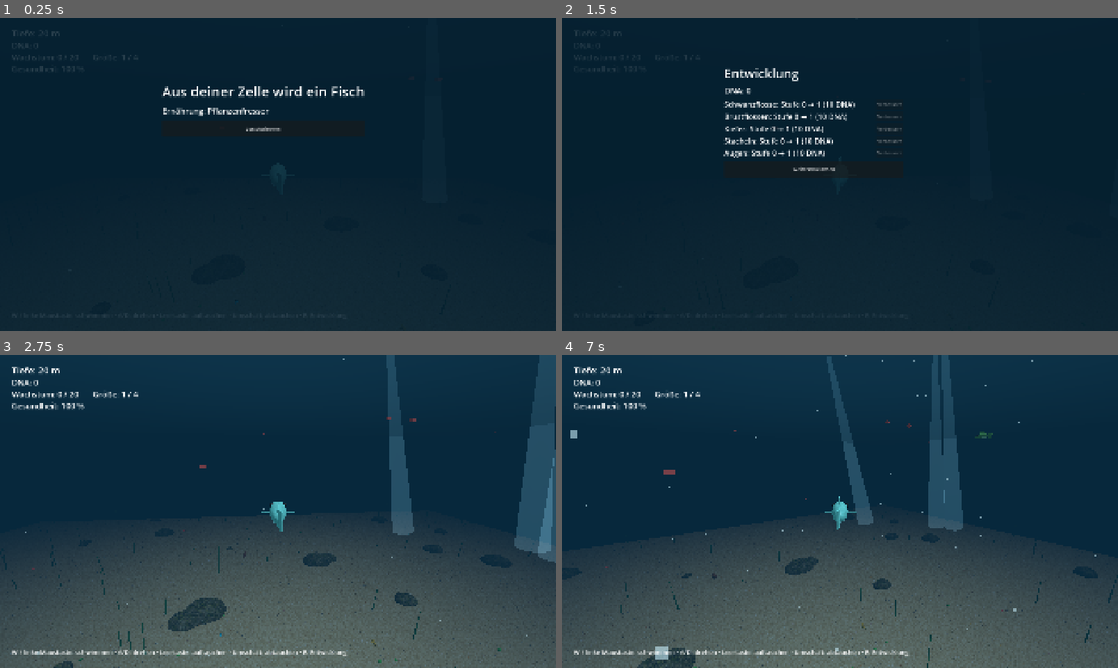
Above: before the commit, frames 1-4 (two rows, left to right).
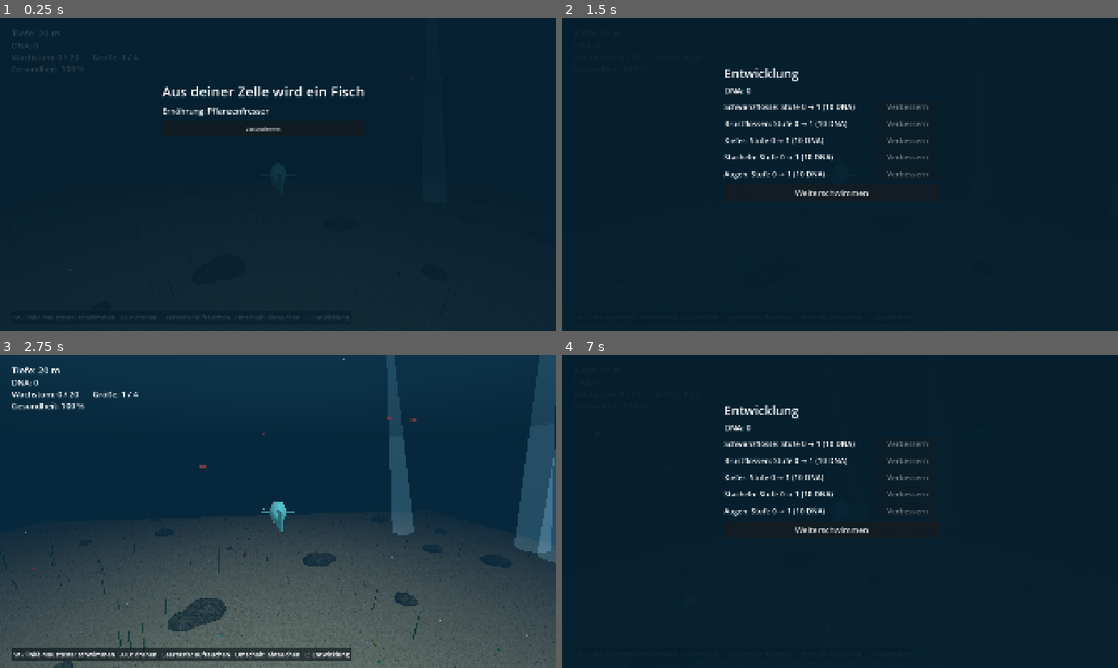
Above: after the commit, the same moments.

Repository: Mayo73/agenthub-backup
Game: Godot game, scene res://scenes/fish.tscn
Two runs of this game, one before a commit and one after it. Both use one fixed random seed, a clock stepped at 60 frames per second and the inputs below. This scene is started directly instead of the project's main scene.
Inputs (mouse positions are in pixels of both pictures, inside the frame that each line leads up to):
- Up to frame 1 (0.25 s): no input
- Up to frame 2 (1.5 s): click "Losschwimmen" at 0.5 s; tap Enter at 1.25 s; move the mouse to (962, 158) at 1.27 s; hold D (rechts) from 1.28 s (still down); hold W (hoch) from 1.28 s (still down); tap E (entwickeln) at 1.35 s; click (962, 158) at 1.42 s
- Up to frame 3 (2.75 s): release D (rechts) at 2 s; release W (hoch) at 2 s; click "Weiterschwimmen" at 2 s
- Up to frame 4 (7 s): drag from (728, 527) to (812, 574) at 2.77 s; move the mouse to (895, 442) at 3.52 s; press the mouse at (895, 442) at 3.53 s; hold D (rechts) 3.53-4.25 s; tap E (entwickeln) at 3.8 s; release the mouse at (895, 442) at 4.25 s; tap Space (auftauchen) at 4.25 s; drag from (812, 574) to (673, 464) at 4.27 s; tap Enter at 5, 6.5 s; move the mouse to (1006, 558) at 5.02 s; hold A (links) 5.03-5.75 s; hold Space (auftauchen) 5.03-5.75 s; click (1006, 558) at 5.3 s; tap Escape (pause) at 5.65 s; drag from (673, 464) to (756, 433) at 5.77 s; move the mouse to (867, 511) at 6.52 s; hold Down from 6.53 s (still down); hold W (hoch) from 6.53 s (still down); click (867, 511) at 6.67 s

The runs differ from the first frame. In frame 1, less than 0.1% of the frame differs, in the area x 2-62%, y 94-97%; in frame 2, 2.6%; in frame 3, 2.3%; in frame 4, 50%, in the area x 0-100%, y 0-100%.

Commit message:
Review P-0010: Fischphase lesbarer (Biss am Rand, Menüknöpfe, Hilfe)
- Biss eines Raubfischs: rote Randvignette statt Tönung des ganzen Bilds,
  dazu die Meldung "Ein Raubfisch hat dich gebissen!" mit Vorrang
- Entwicklungsmenü: Knopfschrift so groß wie die Zeilen, größere Knöpfe,
  "Maximal" bei höchster Stufe, deckenderer Hintergrund, keine
  durchscheinenden HUD-Meldungen
- Steuerungshilfe mit dunkler Unterlage
- Spieltest fisch_entwicklung: Vorher-Nachher-Bild der Augenverbesserung

Co-Authored-By: Claude Opus 5.5 <noreply@anthropic.com>

Diff:
--- a/playtests/fisch_entwicklung.gd
+++ b/playtests/fisch_entwicklung.gd
@@ -45,11 +45,17 @@
 	measure("tempo_nachher", nachher)
 	check(nachher > vorher + 2.0, "Mit ausgebauter Schwanzflosse deutlich schneller")
 
-	# Bessere Augen lichten den Nebel
+	# Bessere Augen lichten den Nebel: Vorher-Nachher-Paar von derselben Stelle, ohne Meldungen
+	await wait(2.0)  # ausrollen, damit beide Bilder dieselbe Ansicht zeigen
+	scene.hud.clear_message()
+	await wait(0.1)
+	shot("trueb")
 	var nebel: float = scene.water.environment.fog_density
 	scene.progress.dna = 10
 	scene.evolve.open(scene.player.build, scene.progress)
 	scene.evolve.buttons["augen"].pressed.emit()
 	scene.evolve.close()
+	scene.hud.clear_message()
 	check(scene.water.environment.fog_density < nebel, "Bessere Augen lichten den Nebel")
+	await wait(0.1)
 	shot("klare_sicht")
--- a/scripts/evolve_menu.gd
+++ b/scripts/evolve_menu.gd
@@ -30,7 +30,7 @@
 	## Halbdurchsichtiger dunkler Hintergrund über das ganze Bild
 	var background := ColorRect.new()
 	background.name = "Background"
-	background.color = Color(0.02, 0.12, 0.18, 0.88)
+	background.color = Color(0.02, 0.12, 0.18, 0.96)
 	background.set_anchors_preset(Control.PRESET_FULL_RECT)
 	add_child(background)
 	## Hauptcontainer mit den Elementen
@@ -68,6 +68,8 @@
 		var btn := Button.new()
 		btn.name = "%s_btn" % slot
 		btn.text = "Verbessern"
+		btn.custom_minimum_size = Vector2(220, 52)
+		btn.add_theme_font_size_override("font_size", 26)
 		btn.pressed.connect(try_upgrade.bind(slot))
 		hbox.add_child(btn)
 		slot_rows.add_child(hbox)
@@ -77,7 +79,8 @@
 	close_button = Button.new()
 	close_button.name = "Close"
 	close_button.text = "Weiterschwimmen"
-	close_button.custom_minimum_size = Vector2(400, 56)
+	close_button.custom_minimum_size = Vector2(400, 60)
+	close_button.add_theme_font_size_override("font_size", 28)
 	close_button.pressed.connect(close)
 	rows.add_child(close_button)
 	## Am Ende unsichtbar
@@ -98,6 +101,7 @@
 	for slot: String in FishBuild.SLOTS:
 		labels[slot].text = row_text(build, slot)
 		buttons[slot].disabled = not FishUpgrades.can_upgrade(build, progress, slot)
+		buttons[slot].text = "Maximal" if FishUpgrades.cost(build, slot) < 0 else "Verbessern"
 
 
 ## Versucht, das Bauteil zu verbessern. Gibt true bei Erfolg zurück.
--- a/scripts/fish_hud.gd
+++ b/scripts/fish_hud.gd
@@ -5,6 +5,16 @@
 const HELP := "W / linke Maustaste: schwimmen · A/D: drehen · Leertaste: auftauchen · Umschalt: abtauchen · E: Entwicklung"
 const UPGRADE_HINT := "E: Verbesserung möglich"
 const FLASH_TIME := 0.4
+const BITE_MESSAGE := "Ein Raubfisch hat dich gebissen!"
+## Färbt nur den Bildrand: Die Mitte bleibt frei, damit Fisch und Umgebung sichtbar bleiben.
+const VIGNETTE_SHADER := """
+shader_type canvas_item;
+void fragment() {
+	vec2 d = abs(UV - vec2(0.5)) * 2.0;
+	float edge = smoothstep(0.55, 1.0, max(d.x, d.y));
+	COLOR = vec4(COLOR.rgb, clamp(COLOR.a * edge * 2.4, 0.0, 1.0));
+}
+"""
 
 var depth_label: Label
 var dna_label: Label
@@ -16,6 +26,8 @@
 var help_label: Label
 var message_label: Label
 var message_left := 0.0
+## Wichtigere Meldungen (z. B. ein Biss) werden nicht von gewöhnlichen überschrieben.
+var message_priority := 0
 var flash_rect: ColorRect
 var flash_left := 0.0
 
@@ -27,6 +39,11 @@
 	flash_rect.set_anchors_preset(Control.PRESET_FULL_RECT)
 	flash_rect.mouse_filter = Control.MOUSE_FILTER_IGNORE
 	flash_rect.color = Color(0.85, 0.1, 0.1, 0.0)
+	var shader := Shader.new()
+	shader.code = VIGNETTE_SHADER
+	var material := ShaderMaterial.new()
+	material.shader = shader
+	flash_rect.material = material
 	add_child(flash_rect)
 	depth_label = make_label("Depth", Vector2(40, 30), 32)
 	dna_label = make_label("Dna", Vector2(40, 76), 28)
@@ -40,6 +57,12 @@
 	size_label = make_label("Size", Vector2(320, 116), 28)
 	help_label = make_label("Help", Vector2(40, 1010), 22)
 	help_label.text = HELP
+	## Dunkle Unterlage, damit die Hilfe auch auf hellem Sand lesbar bleibt
+	var backing := StyleBoxFlat.new()
+	backing.bg_color = Color(0.0, 0.03, 0.06, 0.55)
+	backing.set_content_margin_all(8)
+	backing.set_corner_radius_all(6)
+	help_label.add_theme_stylebox_override("normal", backing)
 	warning_label = make_label("Warning", Vector2(560, 200), 30)
 	warning_label.add_theme_color_override("font_color", Color(1.0, 0.55, 0.15))
 	warning_label.visible = false
@@ -82,10 +105,20 @@
 	size_label.text = size_text(progress)
 
 
-func show_message(text: String, seconds: float = 4.0) -> void:
+func show_message(text: String, seconds: float = 4.0, priority: int = 0) -> void:
+	if message_left > 0.0 and priority < message_priority:
+		return
 	message_label.text = text
 	message_label.visible = true
 	message_left = seconds
+	message_priority = priority
+
+
+## Blendet die aktuelle Meldung sofort aus (z. B. beim Öffnen eines Menüs).
+func clear_message() -> void:
+	message_left = 0.0
+	message_priority = 0
+	message_label.visible = false
 
 
 static func health_text(ratio: float) -> String:
@@ -96,10 +129,11 @@
 	health_label.text = health_text(ratio)
 
 
-## Lässt den Bildschirm kurz rot aufleuchten (Biss eines Raubfischs).
+## Lässt den Bildrand kurz rot aufleuchten und meldet den Biss vorrangig.
 func flash() -> void:
 	flash_left = FLASH_TIME
 	flash_rect.color.a = 0.35
+	show_message(BITE_MESSAGE, 2.0, 1)
 
 
 ## Zeigt die Warnung vor Raubfischen; ein leerer Text blendet sie aus.
@@ -117,6 +151,7 @@
 	message_left -= delta
 	if message_left <= 0.0:
 		message_label.visible = false
+		message_priority = 0
 
 
 func _process(delta: float) -> void:
--- a/scripts/fish_main.gd
+++ b/scripts/fish_main.gd
@@ -232,6 +232,7 @@
 	if evolve.visible:
 		evolve.close()
 	else:
+		hud.clear_message()
 		evolve.open(player.build, progress)
 
 
@@ -240,7 +241,9 @@
 	audio.play("verbessern")
 	player.set_build(player.build)
 	hud.show_progress(progress)
-	hud.show_message("%s verbessert!" % FishBuild.NAMES[slot])
+	# Bei offenem Menü zeigt die Zeile selbst die neue Stufe; die Meldung schiene nur durch.
+	if not evolve.visible:
+		hud.show_message("%s verbessert!" % FishBuild.NAMES[slot])
 	apply_sight()
 	save_now()
 	update_upgrade_hint()
--- a/tests/test_evolve_menu.gd
+++ b/tests/test_evolve_menu.gd
@@ -85,3 +85,19 @@
 	menu.close()
 	## Sollte weiterhin nur einmal sein (kein Duplikat)
 	check_eq(counter[0], 1, "Signal closed weiterhin einmal nach erneutem close()")
+
+
+func test_hoechste_stufe_heisst_maximal() -> void:
+	b.upgrade("augen")
+	b.upgrade("augen")
+	b.upgrade("augen")
+	menu.open(b, p)
+	check_eq(menu.buttons["augen"].text, "Maximal", "Knopf bei höchster Stufe")
+	check_eq(menu.buttons["schwanz"].text, "Verbessern", "Knopf bei ausbaubarem Teil")
+	check(menu.buttons["augen"].disabled, "Knopf bei höchster Stufe gesperrt")
+
+
+func test_knoepfe_gut_lesbar() -> void:
+	check_eq(menu.buttons["schwanz"].get_theme_font_size("font_size"), 26, "Knopfschrift so groß wie die Zeilen")
+	check_eq(menu.close_button.get_theme_font_size("font_size"), 28, "Weiterschwimmen gut lesbar")
+	check(menu.buttons["schwanz"].custom_minimum_size.y >= 52, "Knopf hoch genug")
--- a/tests/test_fish_hud.gd
+++ b/tests/test_fish_hud.gd
@@ -120,3 +120,23 @@
 	check(is_equal_approx(hud.flash_rect.color.a, expected_after_02), "after tick(0.2)")
 	hud.tick(1.0)
 	check_eq(hud.flash_rect.color.a, 0.0, "nach langem Warten color.a = 0.0")
+
+
+func test_biss_meldung_hat_vorrang() -> void:
+	hud.flash()
+	check_eq(hud.message_label.text, FishHud.BITE_MESSAGE, "Biss wird gemeldet")
+	hud.show_message("Silberling gefressen!")
+	check_eq(hud.message_label.text, FishHud.BITE_MESSAGE, "gewöhnliche Meldung überschreibt den Biss nicht")
+	hud.tick(2.5)
+	hud.show_message("Silberling gefressen!")
+	check_eq(hud.message_label.text, "Silberling gefressen!", "nach Ablauf wieder normale Meldungen")
+
+
+func test_blitz_nur_am_rand() -> void:
+	check(hud.flash_rect.material is ShaderMaterial, "Blitz als Randvignette (Shader)")
+
+
+func test_meldung_ausblenden() -> void:
+	hud.show_message("Hallo")
+	hud.clear_message()
+	check(not hud.message_label.visible, "clear_message blendet aus")
